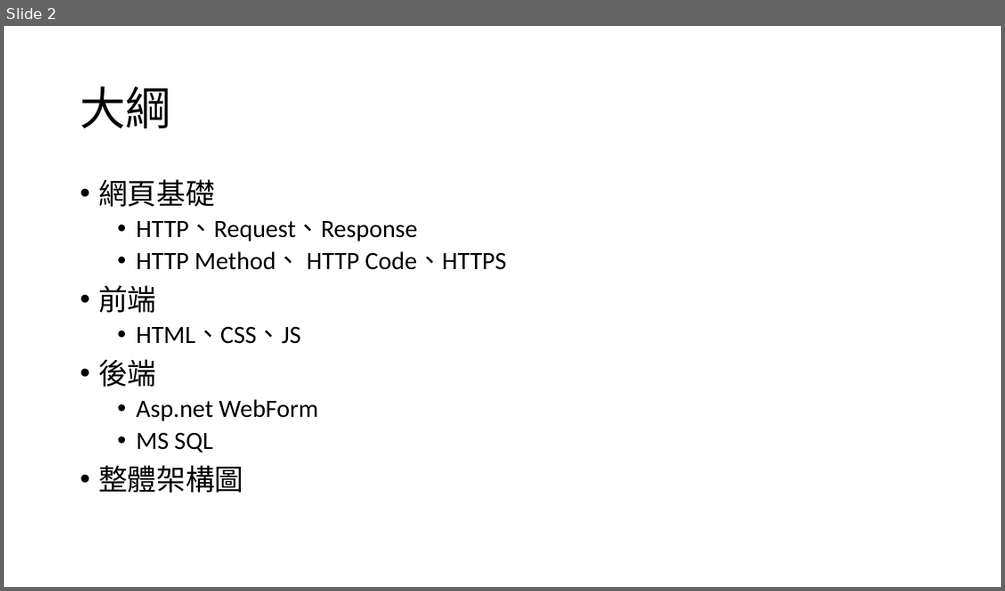
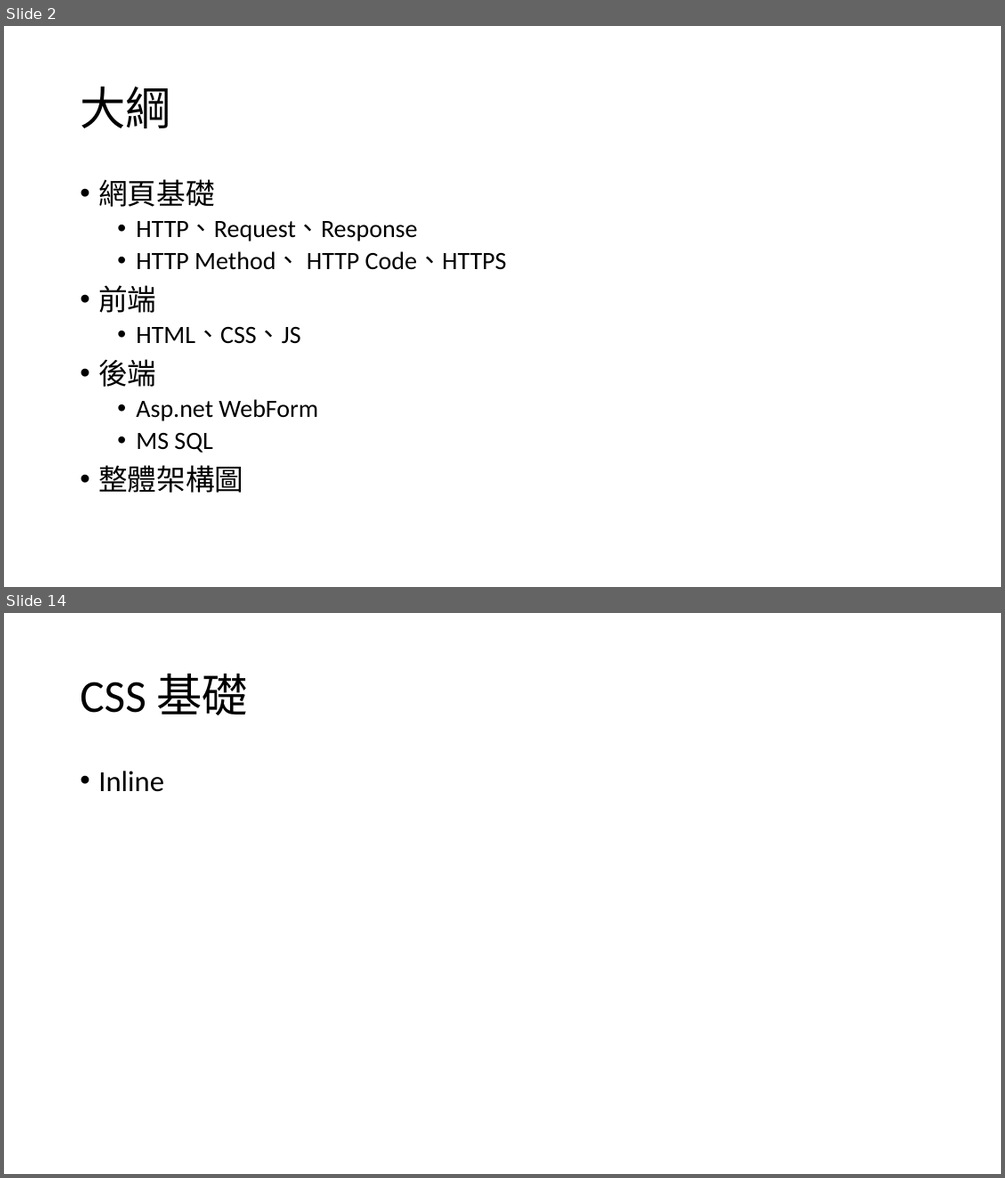
Before and after one commit to Q81JIAXIONG/-, a slide deck: 投影片/1.網頁基礎.pptx. Shown one above the other, each under a label of ours: slide 2 before the commit, slides 2 and 14 after it; the slides between them are not shown. The pictures are 1005x591 and 1005x1178 pixels, drawn with LibreOffice and Linux fonts; fonts in the diff are those of the drawing. Boxes give left, top, right and bottom in pixels: in the first picture for what was removed or moved away, otherwise in the second. Text is boxed around its words. In the diff, an @@ line names an element or a change of style, - is before the commit and + after.

```diff
--- a/投影片/1.網頁基礎.pptx
+++ b/投影片/1.網頁基礎.pptx
@@ slide 14 added at bbox=[4, 613, 1001, 1174], background #FFFFFF @@
@@ title added at bbox=[80, 674, 249, 715], 44 pt, text #000000 @@
+CSS 基礎
@@ text added at bbox=[98, 771, 164, 792], 28 pt, text #000000 @@
+• Inline
```
Also in this commit, not shown: 13 other slides added, 14 other files.
